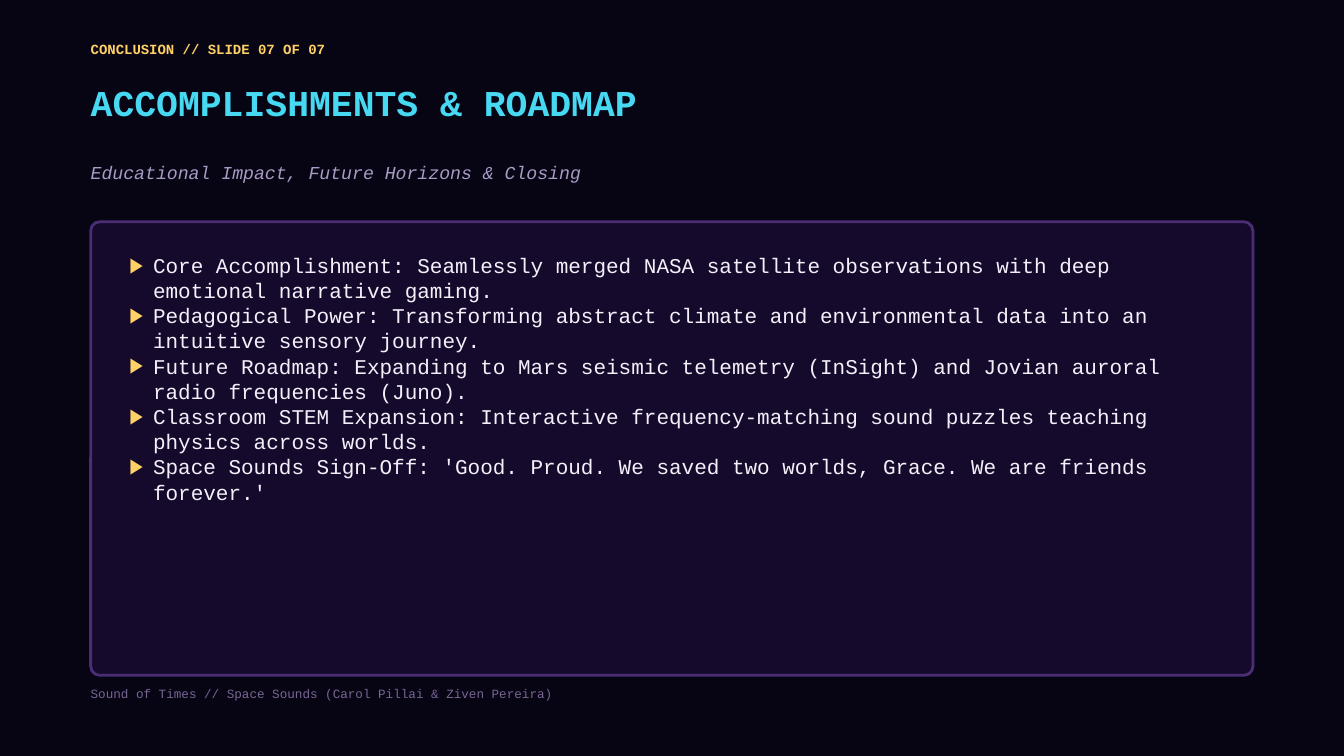
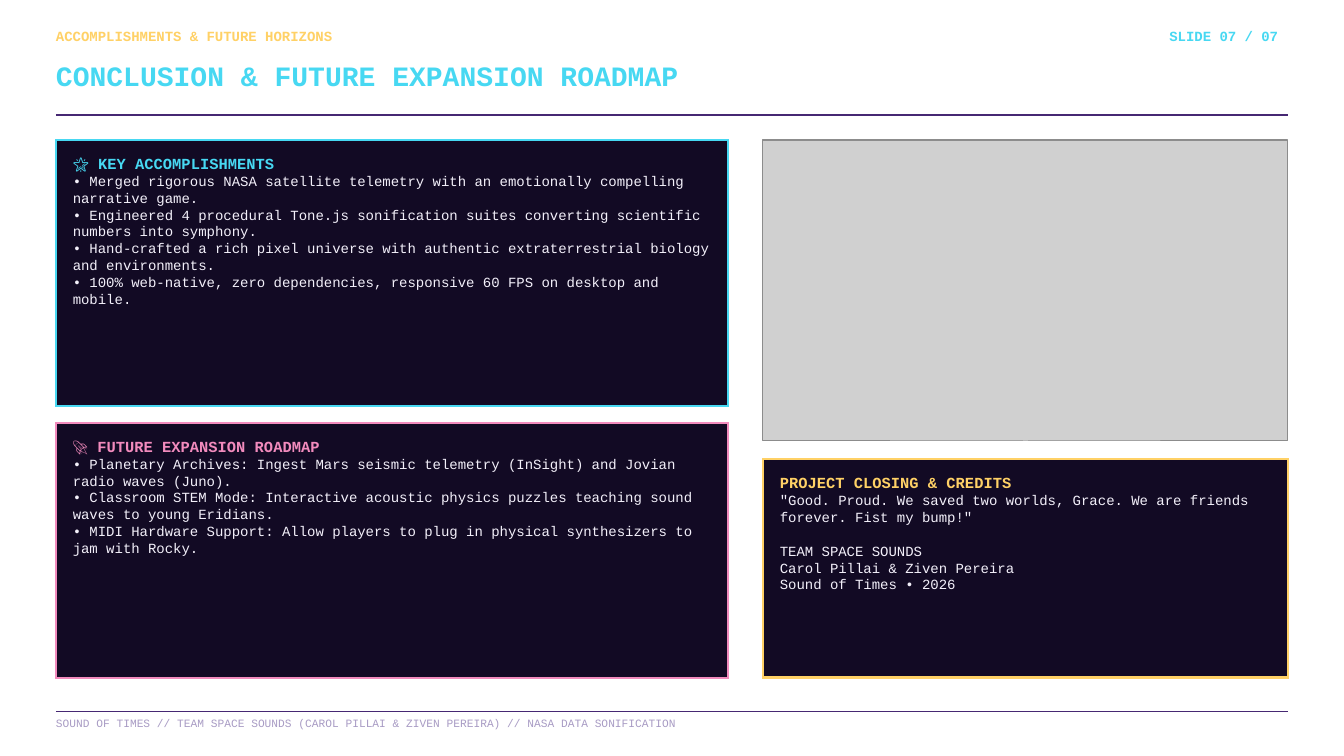
Before and after one commit to The-Jukebox/sound-of-time, a slide deck: slide 7 of Sound_of_Times_Presentation.pptx. Drawn at 1344x756 pixels with LibreOffice and Linux fonts; fonts in the diff are those of the drawing; grey boxes stand for pictures. Boxes give left, top, right and bottom in pixels: in the first picture for what was removed or moved away, otherwise in the second. Text is boxed around its words. In the diff, an @@ line names an element or a change of style, - is before the commit and + after.

Commit message:
Fix PowerPoint corruption by generating native 100% compliant OpenXML PPTX with slide PNG previews for Team Space Sounds

```diff
--- a/Sound_of_Times_Presentation.pptx
+++ b/Sound_of_Times_Presentation.pptx
@@ background #070414 to #FFFFFF @@
@@ text added at <box>56,31,332,41</box>, 10 pt, text #FFD166, bold @@
+ACCOMPLISHMENTS & FUTURE HORIZONS
@@ text at <box>1169,31,1278,41</box>: text changed; text colour #FFD166 to #47D8F2 @@
-CONCLUSION // SLIDE 07 OF 07
+SLIDE 07 / 07
@@ text at <box>56,67,678,87</box>: text changed; size 13 to 20 pt; text colour #A89BC4 to #47D8F2; bold on; italic off @@
-Educational Impact, Future Horizons & Closing
+CONCLUSION & FUTURE EXPANSION ROADMAP
@@ line added from (56, 115) to (1289, 115), #462873 1.5 pt @@
@@ text removed at <box>91,91,637,117</box> @@
-ACCOMPLISHMENTS & ROADMAP
@@ rectangle added at <box>56,140,729,406</box>, fill #120A24, outline #47D8F2 1.5 pt @@
@@ picture added at <box>763,140,1289,442</box> @@
@@ text added at <box>73,158,709,304</box>, 10 pt, text #F3F0FA @@
+🌟 KEY ACCOMPLISHMENTS
+• Merged rigorous NASA satellite telemetry with an emotionally compelling narrative game.
+• Engineered 4 procedural Tone.js sonification suites converting scientific numbers into symphony.
+• Hand-crafted a rich pixel universe with authentic extraterrestrial biology and environments.
+• 100% web-native, zero dependencies, responsive 60 FPS on desktop and mobile.
@@ rounded rectangle removed at <box>91,222,1253,676</box> @@
-▶ Core Accomplishment: Seamlessly merged NASA satellite observations with deep emotional narrative gaming.
-▶ Pedagogical Power: Transforming abstract climate and environmental data into an intuitive sensory journey.
-▶ Future Roadmap: Expanding to Mars seismic telemetry (InSight) and Jovian auroral radio frequencies (Juno).
-▶ Classroom STEM Expansion: Interactive frequency-matching sound puzzles teaching physics across worlds.
-▶ Space Sounds Sign-Off: 'Good. Proud. We saved two worlds, Grace. We are friends forever.'
@@ rectangle added at <box>56,422,729,678</box>, fill #120A24, outline #F28BBD 1.5 pt @@
@@ text added at <box>73,441,692,556</box>, 10 pt, text #F3F0FA @@
+🚀 FUTURE EXPANSION ROADMAP
+• Planetary Archives: Ingest Mars seismic telemetry (InSight) and Jovian radio waves (Juno).
+• Classroom STEM Mode: Interactive acoustic physics puzzles teaching sound waves to young Eridians.
+• MIDI Hardware Support: Allow players to plug in physical synthesizers to jam with Rocky.
@@ rectangle added at <box>763,460,1289,679</box>, fill #120A24, outline #FFD166 1.5 pt @@
@@ text added at <box>780,477,1249,589</box>, 10 pt, text #F3F0FA @@
+PROJECT CLOSING & CREDITS
+"Good. Proud. We saved two worlds, Grace. We are friends forever. Fist my bump!"
+TEAM SPACE SOUNDS
+Carol Pillai & Ziven Pereira
+Sound of Times • 2026
@@ line added from (56, 712) to (1289, 712), #462873 1 pt @@
@@ text at <box>56,720,676,729</box>: text changed; size 9 to 8 pt; text colour #786694 to #A89BC4 @@
-Sound of Times // Space Sounds (Carol Pillai & Ziven Pereira)
+SOUND OF TIMES // TEAM SPACE SOUNDS (CAROL PILLAI & ZIVEN PEREIRA) // NASA DATA SONIFICATION
```
Also in this commit, not shown: 4 other slides changed, 2 slides added, 2 slides removed, 8 other files.
